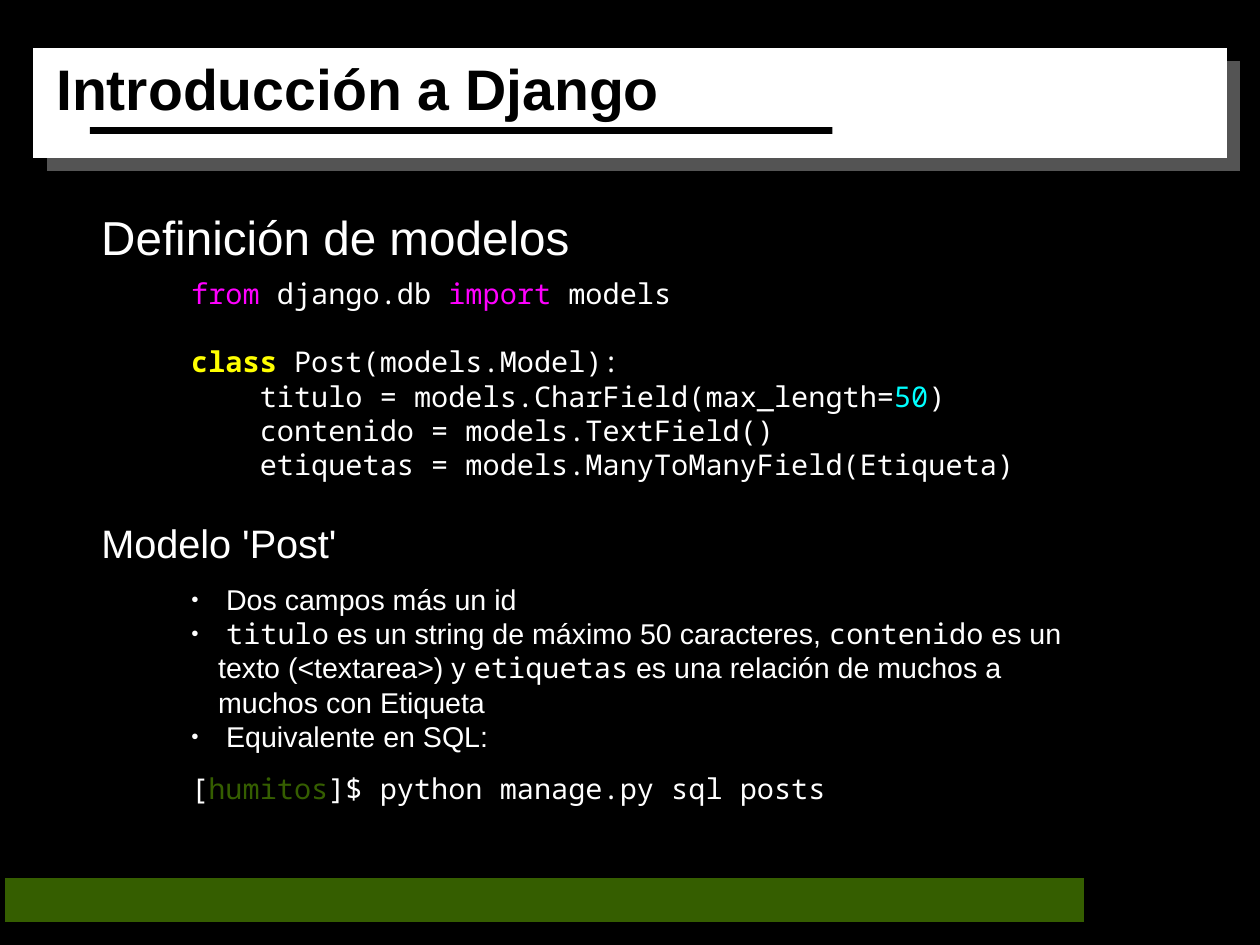
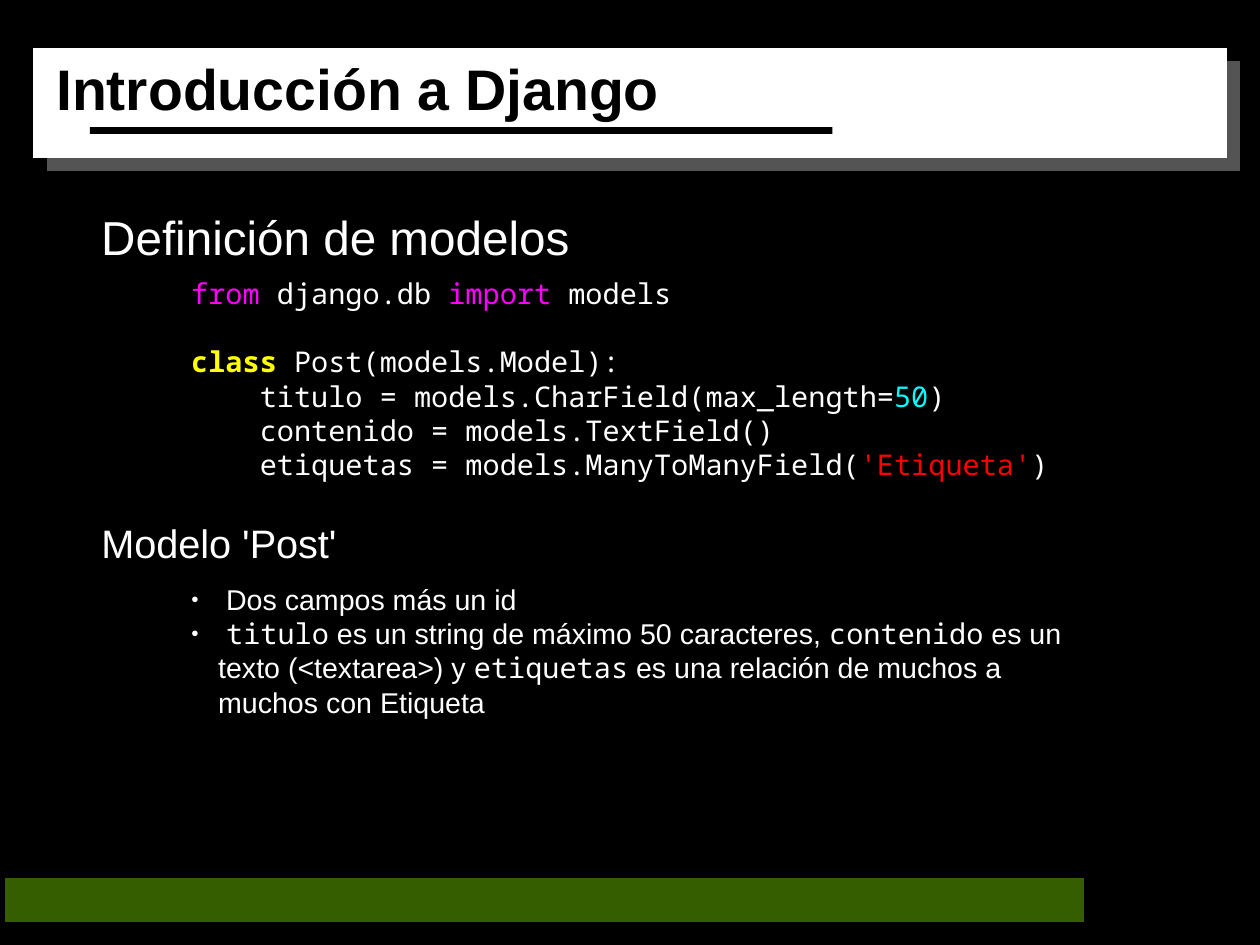
Before and after one commit to humitos/scripts, a slide deck: slide 8 of charlas/django/FM_La_Tribu-2010.odp. Drawn at 1260x945 pixels with LibreOffice and Linux fonts; fonts in the diff are those of the drawing. Boxes give left, top, right and bottom in pixels: in the first picture for what was removed or moved away, otherwise in the second. Text is boxed around its words. In the diff, an @@ line names an element or a change of style, - is before the commit and + after.

```diff
--- a/charlas/django/FM_La_Tribu-2010.odp
+++ b/charlas/django/FM_La_Tribu-2010.odp
@@ text at [260,453,1048,482]: text changed @@
-etiquetas = models.ManyToManyField(Etiqueta)
+etiquetas = models.ManyToManyField('Etiqueta')
@@ text at [226,726,488,752]: paragraph removed @@
-● Equivalente en SQL:
@@ text removed at [191,777,826,806] @@
-[humitos]$ python manage.py sql posts
```
Also in this commit, not shown: 5 other slides changed, 13 other files.
